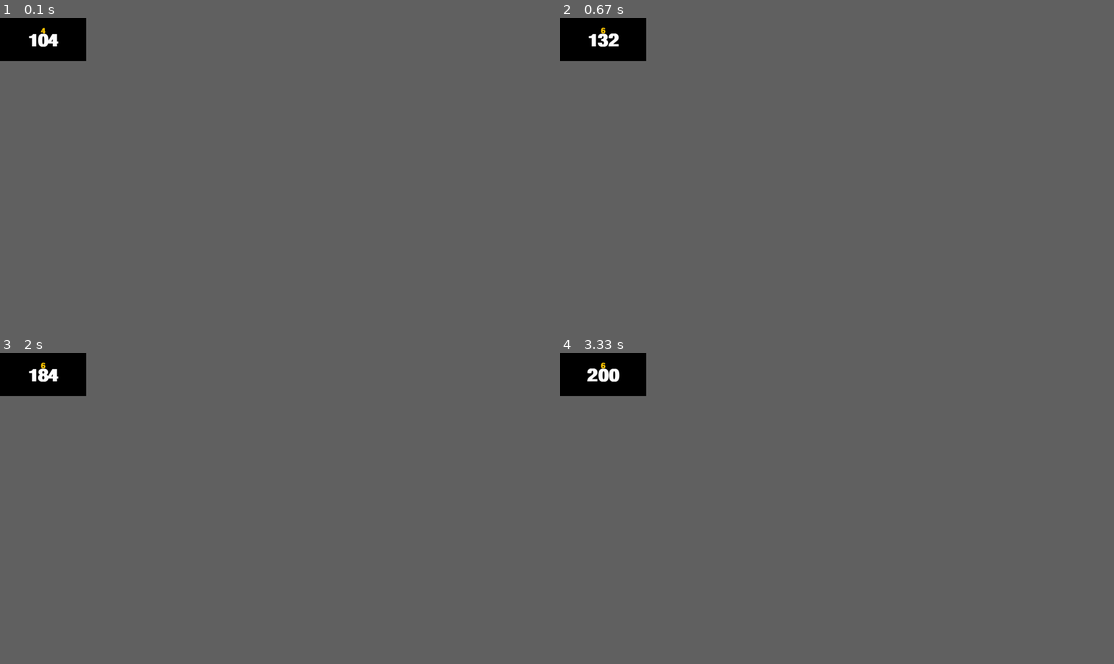
Above: before the commit, frames 1-4 (two rows, left to right).
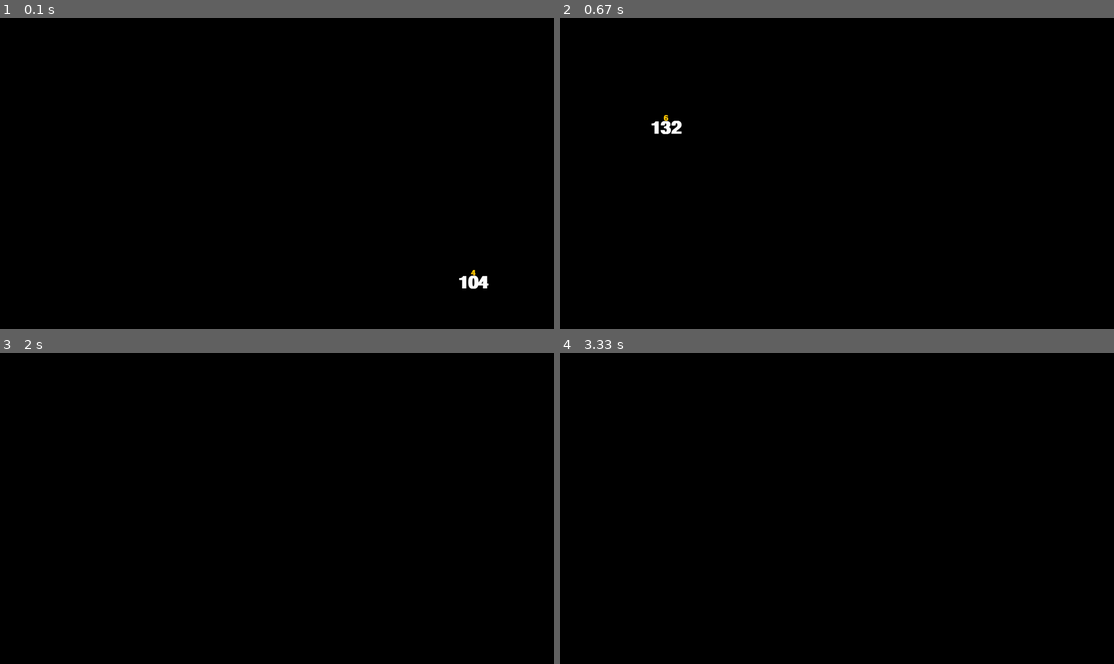
Above: after the commit, the same moments.

Repository: murilobarbosa2002/lmu-minimal-overlay
Game: pygame game, started from src/main.py
The game is run twice, just before and just after one commit, with the same random seed, the same clock (stepped at 60 frames per second) and the same inputs.
Inputs (mouse positions are in pixels of both pictures, inside the frame that each line leads up to):
- Up to frame 1 (0.1 s): no input
- Up to frame 2 (0.67 s): press the mouse at (1030, 282) at 0.37 s; move the mouse to (848, 204) at 0.47 s; release the mouse at (665, 126) at 0.6 s
- Up to frame 3 (2 s): press the mouse at (470, 617) at 0.7 s; move the mouse to (398, 601) at 0.8 s; release the mouse at (326, 586) at 0.93 s
- Up to frame 4 (3.33 s): no input
In our replay, the window is 140x70 before the commit and 900x506 after it. These sizes can differ from the game's own. Grey fills any space a smaller window leaves; there, only what the larger window draws over its background counts as a difference.

The runs differ from the first frame. In frame 1, 0.3% of the frame differs, in the area x 5-89%, y 3-88%; in frame 2, 0.4%, in the area x 5-22%, y 2-38%; in frame 3, 0.2%; in frame 4, 0.2%.

Commit message:
fix(core): restore fullscreen overlay and internal widget dragging

Diff:
--- a/src/main.py
+++ b/src/main.py
@@ -8,13 +8,15 @@
 from src.ui.widgets.speedometer import Speedometer
 
 def main():
-    # Wide/Short "card" overlay style
-    window = WindowManager(title="LMU Telemetry Overlay", width=300, height=150)
+    # Fullscreen transparent overlay
+    # Using 1920x1080 as requested
+    window = WindowManager(title="LMU Telemetry Overlay", width=1920, height=1080)
     window.init()
     provider = MockTelemetryProvider()
     state_machine = StateMachine()
 
-    speedometer = Speedometer(x=10, y=10, width=280, height=130)
+    # Position widget relative to screen (e.g. bottom right)
+    speedometer = Speedometer(x=1500, y=850, width=280, height=130)
 
     widgets = [speedometer]
 
@@ -33,11 +35,6 @@
                         state_machine.change_state(running_state)
                 elif event.key == pygame.K_ESCAPE:
                     window.is_running = False
-
-            # Handle Dragging Window
-            if event.type == pygame.MOUSEMOTION:
-                if speedometer.is_dragging:
-                    window.move_window(*event.rel)
 
             state_machine.handle_input(event)
 
--- a/src/ui/widgets/speedometer.py
+++ b/src/ui/widgets/speedometer.py
@@ -79,7 +79,9 @@
 
         elif event.type == pygame.MOUSEMOTION:
             if self.is_dragging:
-                # Logic now handled by Main/Window to move the actual window
+                mouse_pos = event.pos
+                self.x = mouse_pos[0] + self.drag_offset[0]
+                self.y = mouse_pos[1] + self.drag_offset[1]
                 return True
 
         return False
--- a/src/ui/window.py
+++ b/src/ui/window.py
@@ -17,15 +17,14 @@
     def init(self) -> None:
         pygame.init()
         pygame.display.set_caption(self.title)
+        # NOFRAME is crucial for transparency on Linux/Windows overlays
         flags = pygame.SRCALPHA | pygame.NOFRAME
         self.surface = pygame.display.set_mode((self.width, self.height), flags, 32)
-        self.window = sdl2_video.Window.from_display_module()
         self.is_running = True
 
     def move_window(self, dx: int, dy: int) -> None:
-        if self.window:
-            x, y = self.window.position
-            self.window.position = (int(x + dx), int(y + dy))
+        # Not used in fullscreen mode, but kept for interface compatibility if needed
+        pass
 
     def set_transparent(self, transparent: bool) -> None:
         if os.name == 'nt':
